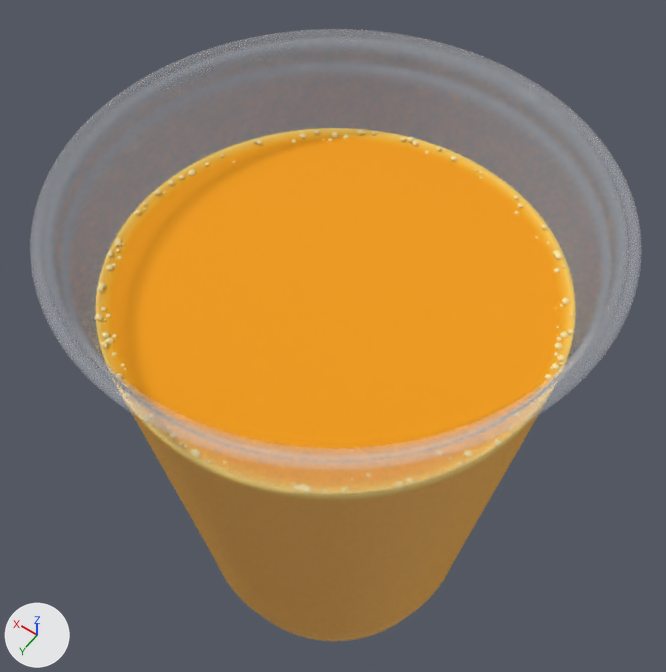
The glTF model blender_juice_cup_m.glb: old version first, new version second.
One viewpoint serves both versions: a camera (50 mm lens) standing at (-0.0634, 0.0895, 0.2249) and looking at (0.0073, -0.0095, 0.0694). Arrows for +X, +Y and +Z are at lower left; the lights stay in place. The picture after the commit comes second.

The older version as bpy lines, for what is in view:
```python
me_mesh_0 = bpy.data.meshes.new('Mesh_0')
me_mesh_0.from_pydata(...)  # 15682 vertices, 31360 faces; spans x -0.0424..0.0424, y -0.0424..0.0424, z 0.0002..0.1004
me_mesh_0.materials.append(mat_material_0)  # picture img_image_0
me_mesh_1 = bpy.data.meshes.new('Mesh_1')
me_mesh_1.from_pydata(...)  # 5040 vertices, 9600 faces; spans x -0.0418..0.0425, y -0.0424..0.0421, z 0.099..0.1007
me_mesh_1.materials.append(mat_foam)  # yellow #fae4a0
me_mesh_2 = bpy.data.meshes.new('Mesh_2')
me_mesh_2.from_pydata(...)  # 37442 vertices, 74880 faces; spans x -0.0489..0.0489, y -0.0489..0.0489, z 0.0..0.12
me_mesh_2.materials.append(mat_pet)  # white #f8fcff
ob_bubbles = bpy.data.objects.new('Bubbles', me_mesh_1)
ob_bubbles.location = (0.0, 0.0, 0.0)
ob_cup = bpy.data.objects.new('Cup', me_mesh_2)
ob_cup.location = (0.0, 0.0, 0.0)
ob_scan = bpy.data.objects.new('Scan', me_mesh_0)
ob_scan.location = (0.0, 0.0, 0.0)
```
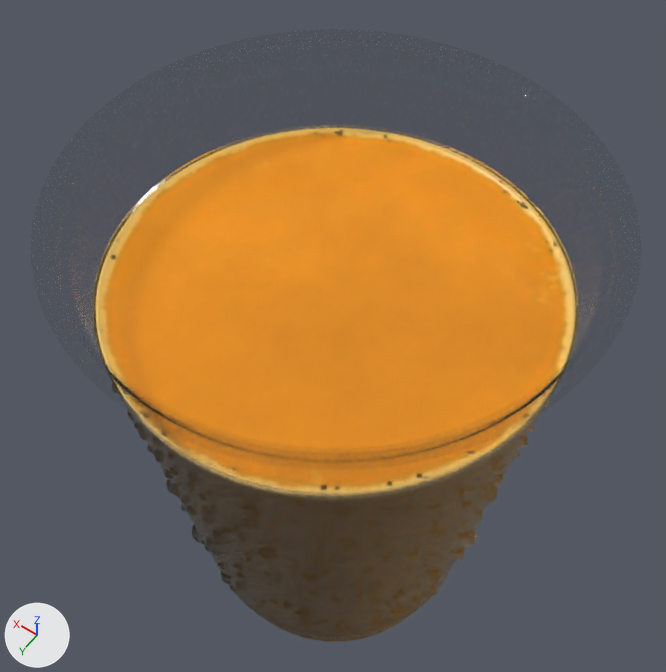
Changed parts and their boxes [x1, y1, x2, y2] in the pictures (666 x 672 px; the box of a moved part takes in the faces that stretch with it):
'Scan', recoloured, surface changed: [96, 128, 575, 448] in both
'Droplets', added: after [127, 411, 535, 640]
part 1 of me_mesh_2, moved or reshaped (mostly hidden afterwards): before [131, 413, 540, 554]; after [142, 420, 527, 642]
part 2 of me_mesh_2, recoloured: before [161, 467, 509, 642]; after [131, 413, 540, 642]
part 3 of me_mesh_2, recoloured: before [30, 29, 642, 551]; after [30, 29, 642, 490]

Edits to the bpy script that builds the scene:
```text
Add img_juice_albedo:
    img_juice_albedo = load_image('juice_albedo', '_unpacked/juice_albedo', 1024, 512, 'sRGB')
Add img_juice_rough:
    img_juice_rough = load_image('juice_rough', '_unpacked/juice_rough', 1024, 512, 'Non-Color')
Add img_cup_rough:
    img_cup_rough = load_image('cup_rough', '_unpacked/cup_rough', 1024, 512, 'Non-Color')
Add img_cup_trans:
    img_cup_trans = load_image('cup_trans', '_unpacked/cup_trans', 1024, 512, 'Non-Color')
Add img_cup_normal:
    img_cup_normal = load_image('cup_normal', '_unpacked/cup_normal', 2048, 1024, 'Non-Color')
Add mat_juice_web:
    mat_juice_web = bpy.data.materials.new('Juice_web')
    # uses the picture img_juice_albedo
    # uses the picture img_juice_rough
Add mat_pet_top_web:
    mat_pet_top_web = principled_material('PET_top_web')
    mat_pet_top_web.base_color = (0.02, 0.02, 0.02)  # black #272727
    mat_pet_top_web.roughness = 0.03
    mat_pet_top_web.alpha = 0.08
Add mat_pet_web:
    mat_pet_web = bpy.data.materials.new('PET_web')
    # colours: white #ffffff
    # uses the picture img_cup_normal
    # uses the picture img_cup_rough
    # uses the picture img_cup_trans
Add mat_water_web:
    mat_water_web = principled_material('Water_web')
    mat_water_web.base_color = (1.0, 1.0, 1.0)  # white #ffffff
    mat_water_web.roughness = 0.01
    mat_water_web.ior = 1.33
    mat_water_web.transmission_weight = 1.0
Change me_mesh_0:
    where me_mesh_0.from_pydata(...)  # 15682 vertices, 31360 faces; spans x -0.0424..0.0424, y -0.0424..0.0424, z 0.0002..0.1004
    used by ob_scan; location = (0.0, 0.0, 0.0)
    remove me_mesh_0.materials.append(mat_material_0)  # picture img_image_0
    me_mesh_0 part 4: texture (UV) coordinates of 31360 of 31360 faces, centred in x -0.0424..0.0424, y -0.0424..0.0424, z 0.0002..0.1002, changed; they spanned u 0.5..0.5, v 0.0..1.0 and now span u 0.0..1.0, v 0.0..1.0
    add me_mesh_0.materials.append(mat_juice_web)
Change me_mesh_2:
    where me_mesh_2.from_pydata(...)  # 37442 vertices, 74880 faces; spans x -0.0489..0.0489, y -0.0489..0.0489, z 0.0..0.12
    used by ob_cup; location = (0.0, 0.0, 0.0)
    me_mesh_2 part 1: 14561 of 37442 vertices moved; they spanned x -0.0428..0.0428, y -0.0428..0.0428, z 0.0..0.101 and now span x -0.0428..0.0428, y -0.0428..0.0428, z 0.0..0.101; mean shift (0.0, 0.0, 0.0); largest move (0.0314, 0.0291, 0.101) -> (0.0214, 0.0198, 0.0005)
    me_mesh_2 part 2: 22437 faces spanning x -0.0428..0.0428, y -0.0428..0.0428, z 0.0014..0.101 switch from mat_pet (white #f8fcff) to mat_pet_web
    me_mesh_2 part 3: 51361 faces spanning x -0.0489..0.0489, y -0.0489..0.0489, z 0.0..0.12 switch from mat_pet (white #f8fcff) to mat_pet_top_web (black #272727)
Add me_droplets:
    me_droplets.from_pydata(...)  # 21134 vertices, 34780 faces; spans x -0.0421..0.0421, y -0.0424..0.0425, z 0.002..0.0988
    me_droplets.materials.append(mat_water_web)  # white #ffffff
Add ob_droplets:
    ob_droplets = bpy.data.objects.new('Droplets', me_droplets)
    ob_droplets.location = (0.0, 0.0, 0.0)
```
